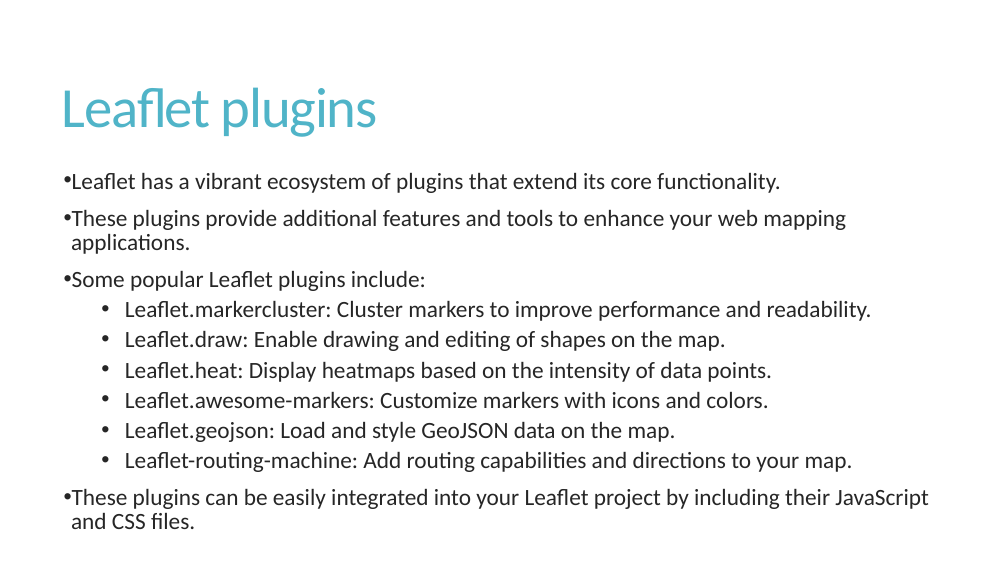
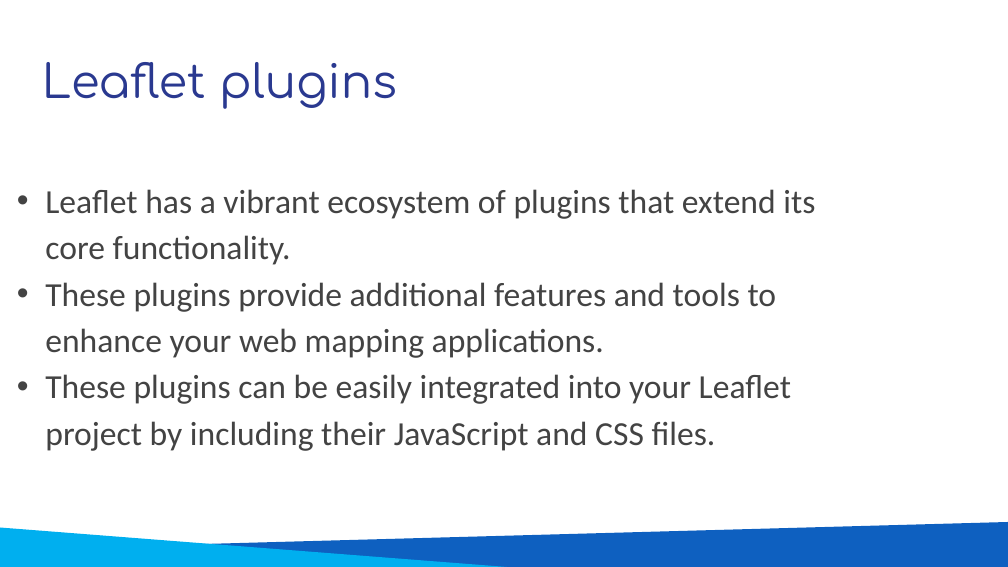
Before and after one commit to dashappgeo/geowebapp, a slide deck: slide 7 of L06_IntroductionToWebMappingWIthLeaflet.pptx. Drawn at 1008x567 pixels with LibreOffice and Linux fonts; fonts in the diff are those of the drawing. Boxes give left, top, right and bottom in pixels: in the first picture for what was removed or moved away, otherwise in the second. Text is boxed around its words. In the diff, an @@ line names an element or a change of style, - is before the commit and + after.

Commit message:
UpdatePPT

```diff
--- a/L06_IntroductionToWebMappingWIthLeaflet.pptx
+++ b/L06_IntroductionToWebMappingWIthLeaflet.pptx
@@ title "Leaflet plugins": place and size @@
-title "Leaflet plugins" at <box>62,87,378,137</box>
+title "Leaflet plugins" at <box>42,62,397,109</box>
@@ title "Leaflet plugins" at <box>42,62,397,109</box>: size 54 to 44 pt, font Calibri to Comfortaa, text colour #50B4C8 to #2A3990, letter spacing -1.2 to 0 pt; line spacing 0.85 to 1; vertical alignment middle to top @@
@@ text "Leaflet has a vibrant ecosystem ...": place and size @@
-text "Leaflet has a vibrant ecosystem ..." at <box>71,172,928,529</box>
+text "Leaflet has a vibrant ecosystem ..." at <box>45,189,815,451</box>
@@ text "Leaflet has a vibrant ecosystem ..." at <box>45,189,815,451</box>: size 22.2 to 32 pt, text colour #262626 to #434343; indent changed; line spacing 0.85 to 1.15; less space between paragraphs @@
@@ text at <box>72,270,872,472</box>: paragraphs removed @@
-• Some popular Leaflet plugins include:
-  • Leaflet.markercluster: Cluster markers to improve performance and readability.
-  • Leaflet.draw: Enable drawing and editing of shapes on the map.
-  • Leaflet.heat: Display heatmaps based on the intensity of data points.
-  • Leaflet.awesome-markers: Customize markers with icons and colors.
-  • Leaflet.geojson: Load and style GeoJSON data on the map.
-  • Leaflet-routing-machine: Add routing capabilities and directions to your map.
@@ freeform shape added at <box>0,528,524,567</box>, fill #00AFEF @@
@@ freeform shape added at <box>2,522,1008,567</box>, fill #0E60C0 @@
```
Also in this commit, not shown: 9 other slides changed.
